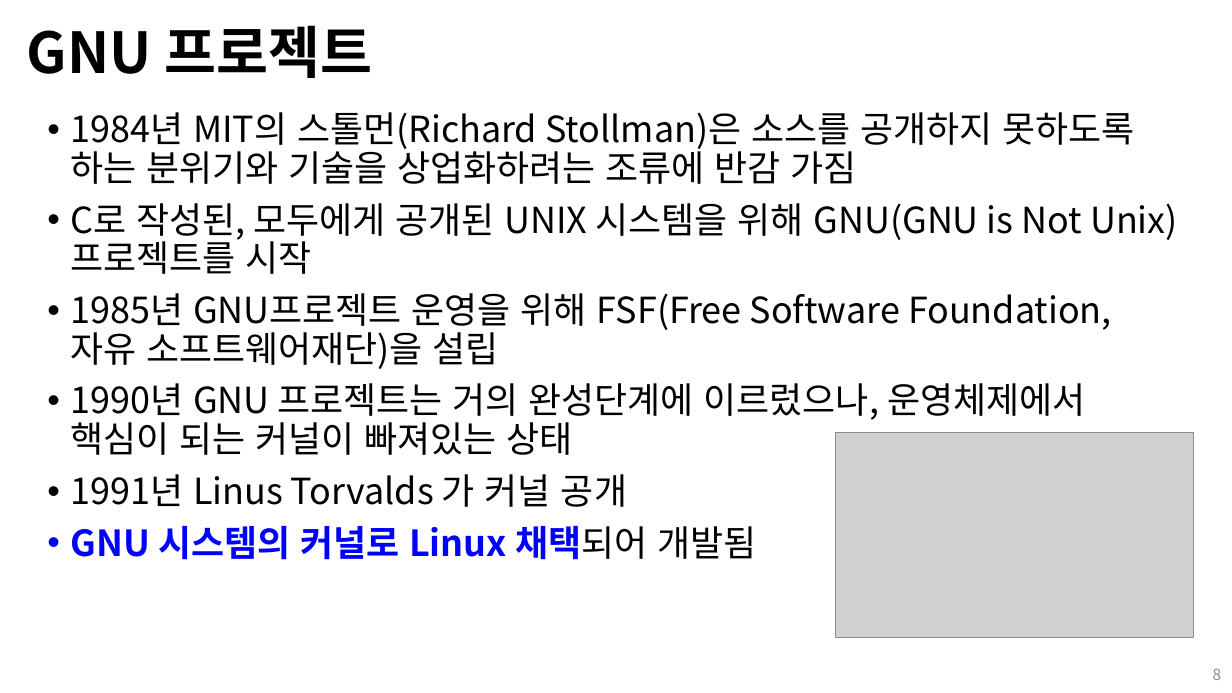
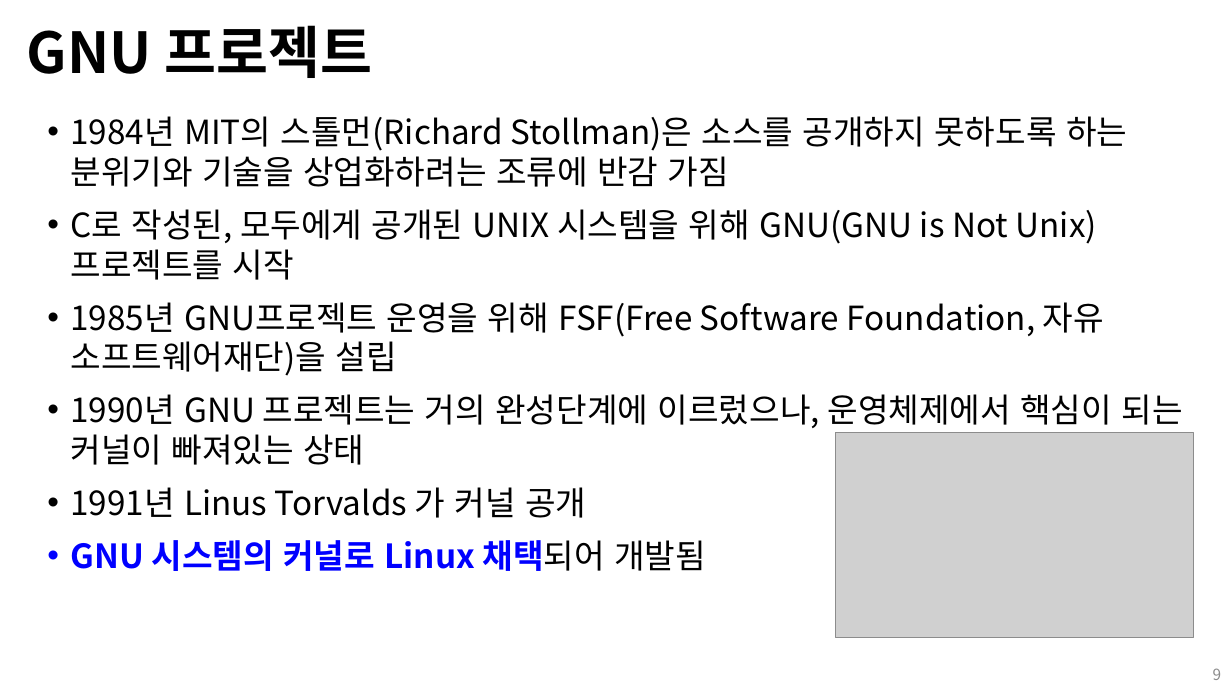
Before and after one commit to Open-Source-Programming/OpenSource-Lec, a slide deck: slide 9 of 01-linux.pptx (slide 8 before the commit). Drawn at 1232x693 pixels with LibreOffice and Linux fonts; fonts in the diff are those of the drawing; grey boxes stand for pictures. Boxes give left, top, right and bottom in pixels: in the first picture for what was removed or moved away, otherwise in the second. Text is boxed around its words. In the diff, an @@ line names an element or a change of style, - is before the commit and + after.

```diff
--- a/01-linux.pptx
+++ b/01-linux.pptx
@@ text "1984년 MIT의 스톨먼(Richard Stollman)은 소스를 ..." at box(70, 116, 1182, 571): size 28 to 25.9 pt; line spacing 0.9 to 1 @@
@@ page number at box(1213, 668, 1222, 680): text changed @@
-8
+9
```
Also in this commit, not shown: 9 other slides changed, 1 slide added.
